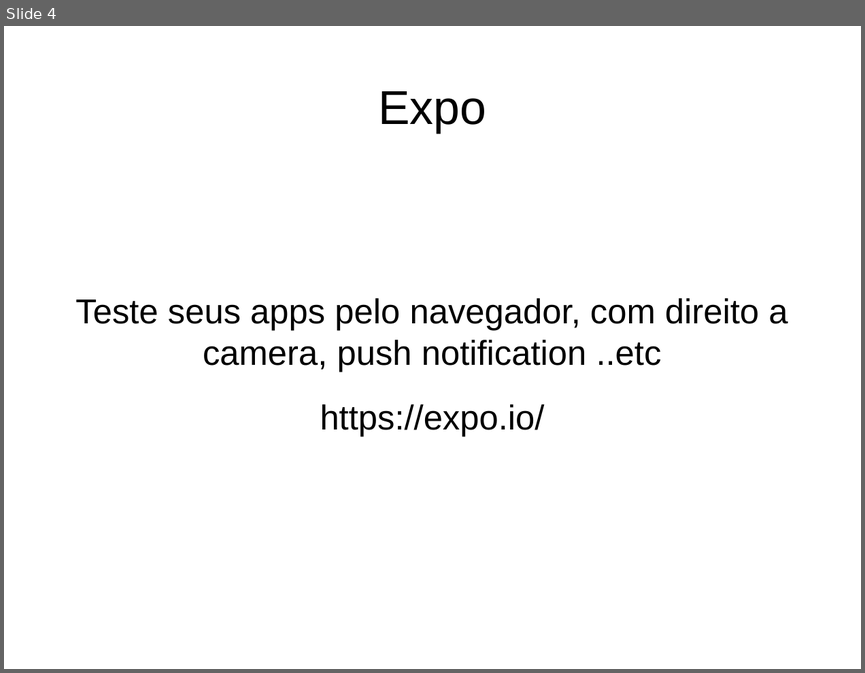
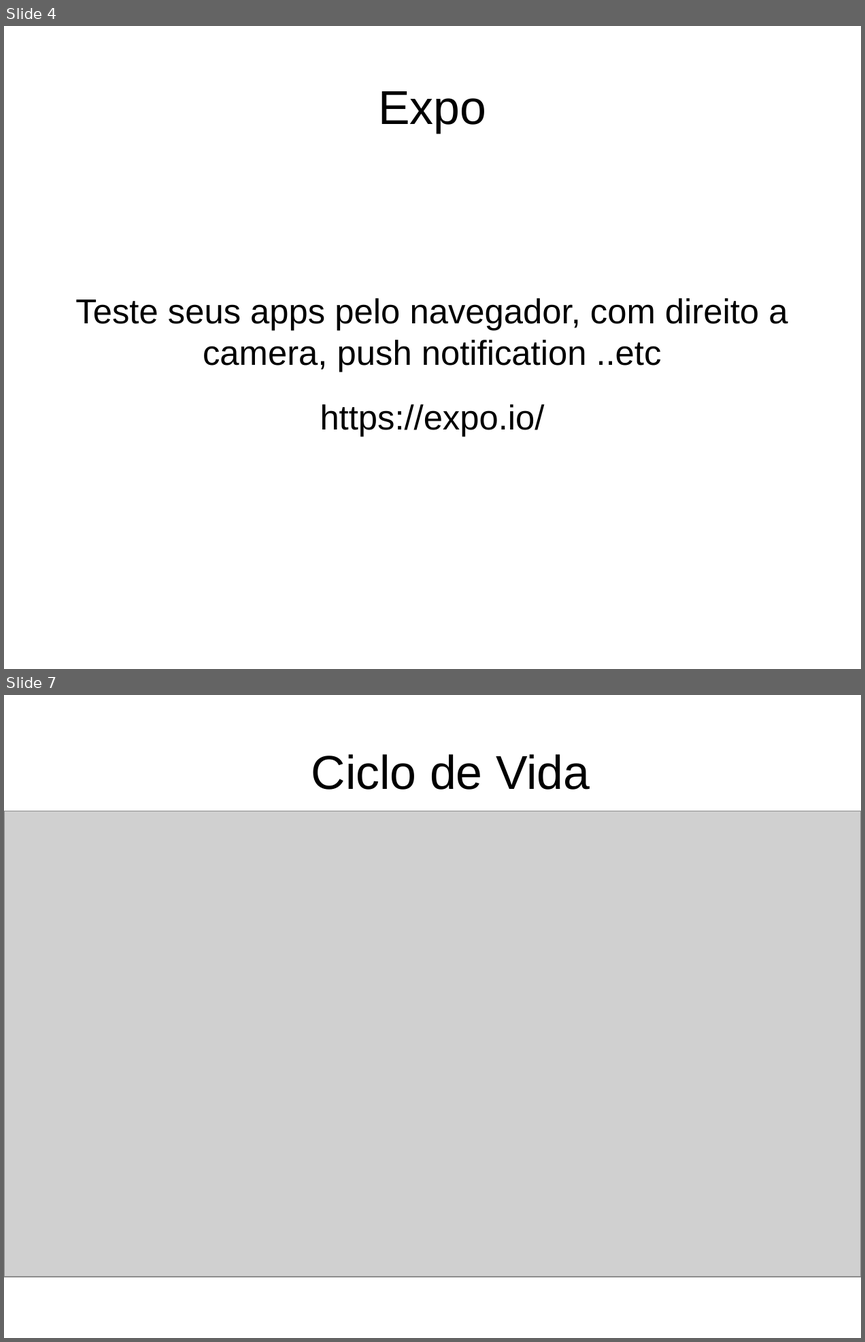
Before and after one commit to juninmd/curso-react-native, a slide deck: apresentacao2.pptx. Shown one above the other, each under a label of ours: slide 4 before the commit, slides 4 and 7 after it; the slides between them are not shown. The pictures are 865x673 and 865x1342 pixels, drawn with LibreOffice and Linux fonts; fonts in the diff are those of the drawing; grey boxes stand for pictures. Boxes give left, top, right and bottom in pixels: in the first picture for what was removed or moved away, otherwise in the second. Text is boxed around its words. In the diff, an @@ line names an element or a change of style, - is before the commit and + after.

```diff
--- a/apresentacao2.pptx
+++ b/apresentacao2.pptx
@@ slide 7 added at [4,695,861,1338], background #FFFFFF @@
@@ text added at [311,754,589,790], 44 pt, text #000000 @@
+Ciclo de Vida
@@ picture added at [4,811,861,1276] @@
```
Also in this commit, not shown: 1 slide changed, 5 other slides added, 1 slide removed, 13 other files.
